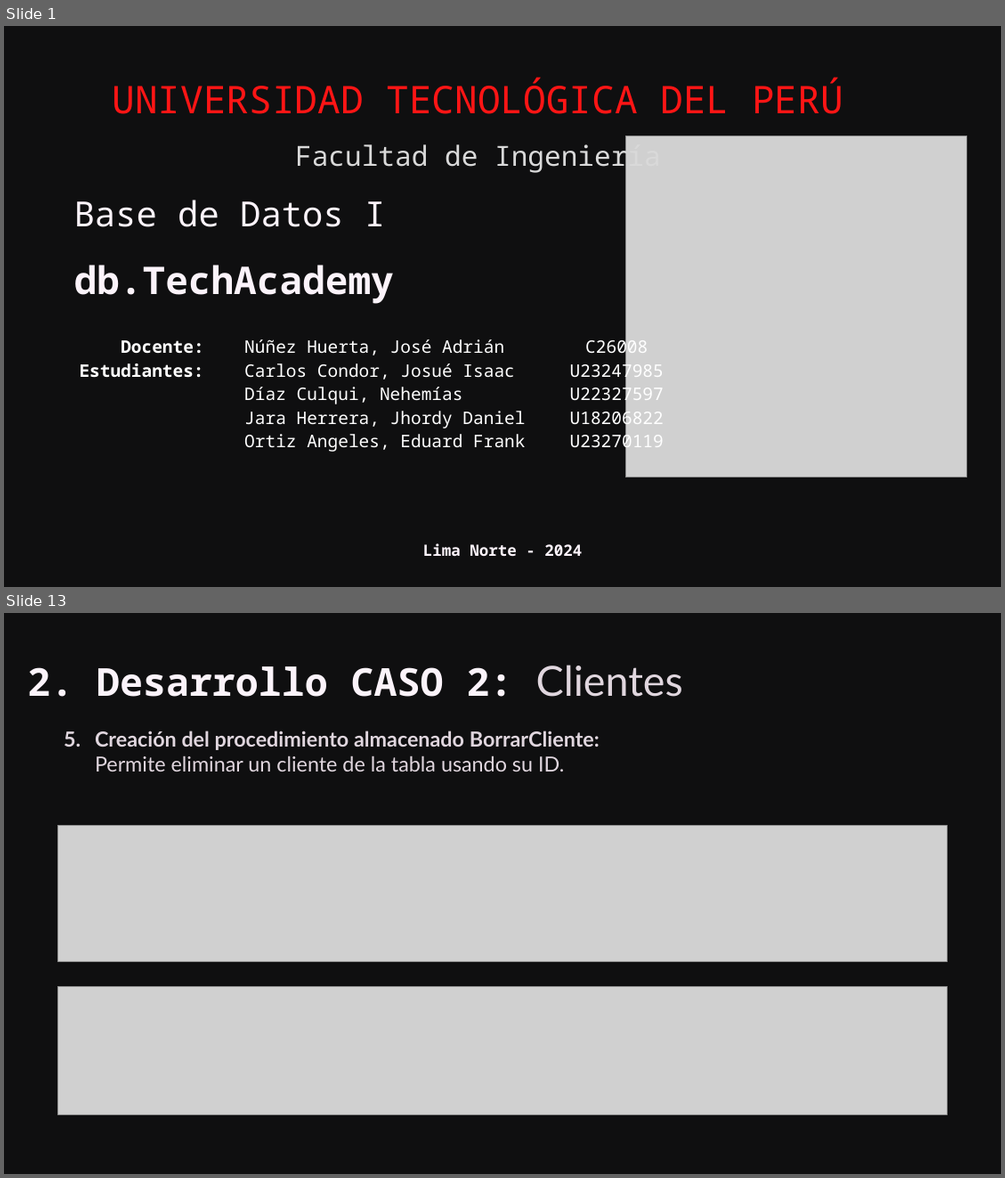
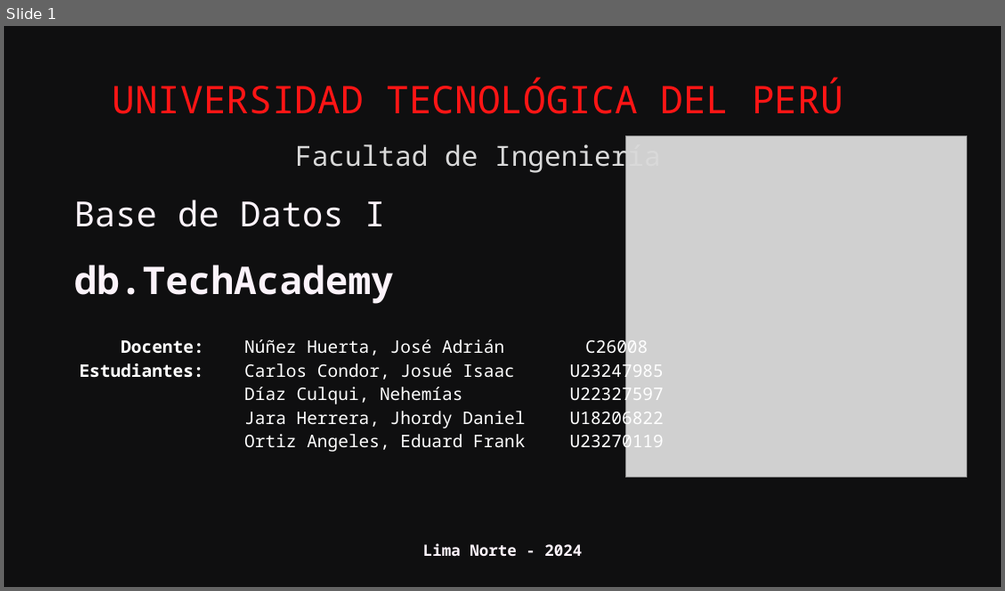
Before and after one commit to E-specter/Proyect-Database_I, a slide deck: BD.Proyect-Presentation.pptx. Shown one above the other, each under a label of ours: slides 1 and 13 before the commit, slide 1 after it; the slides between them are not shown. The pictures are 1005x1178 and 1005x591 pixels, drawn with LibreOffice and Linux fonts; fonts in the diff are those of the drawing; grey boxes stand for pictures; background and template pictures are left out. Boxes give left, top, right and bottom in pixels: in the first picture for what was removed or moved away, otherwise in the second. Text is boxed around its words. In the diff, an @@ line names an element or a change of style, - is before the commit and + after.

```diff
--- a/BD.Proyect-Presentation.pptx
+++ b/BD.Proyect-Presentation.pptx
@@ slide 13 removed at [4,613,1001,1174], background #000000; not listed: 1 template element that a slide beside it also shows @@
@@ text removed at [27,665,683,697] @@
-2. Desarrollo CASO 2: Clientes
@@ text removed at [95,730,599,771] @@
-5. Creación del procedimiento almacenado BorrarCliente:
-Permite eliminar un cliente de la tabla usando su ID.
@@ picture removed at [57,826,947,961] @@
@@ picture removed at [57,986,947,1114] @@
```
Also in this commit, not shown: 1 slide changed, 9 slides added, 22 other slides removed.
